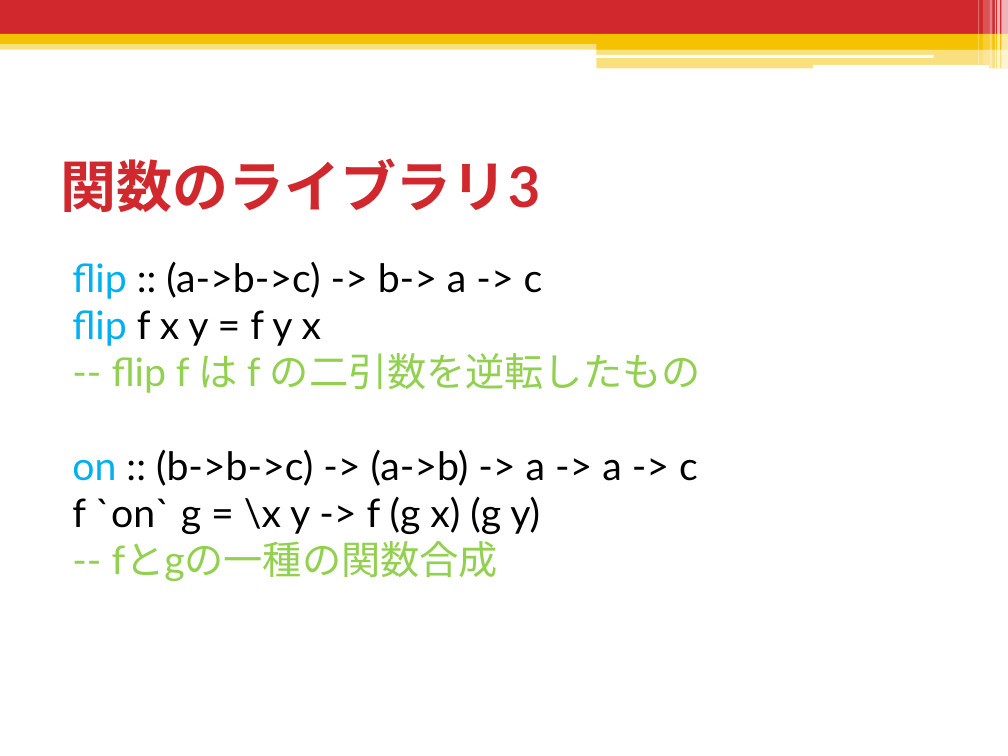
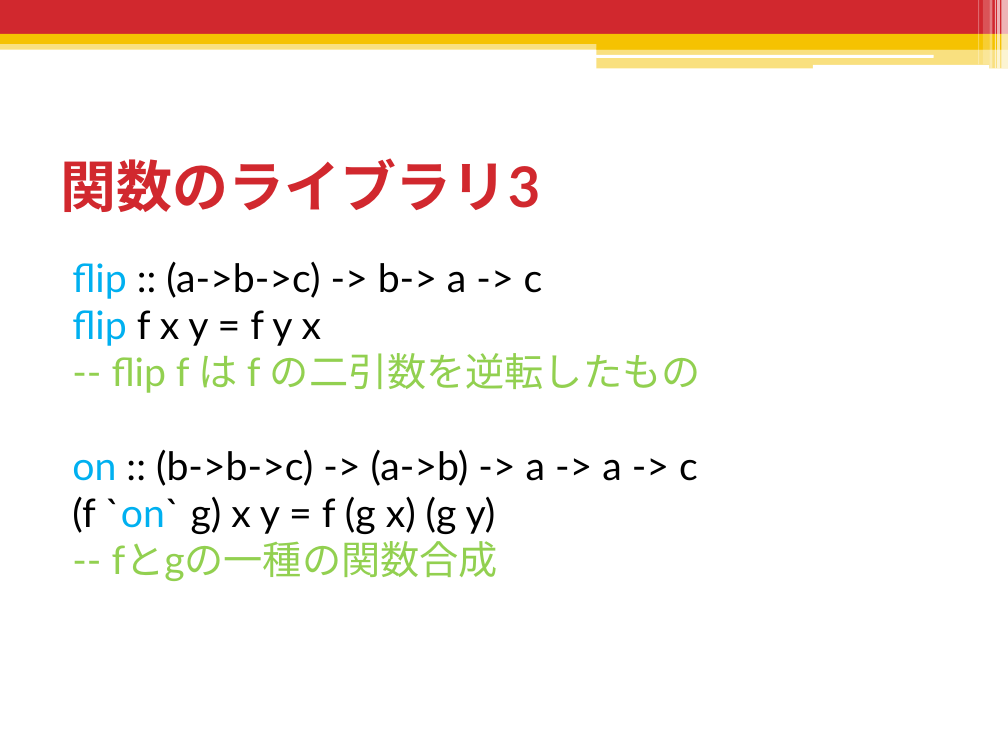
Before and after one commit to shiatsumat/HaskellLecture, a slide deck: slide 8 of 2_monad/slides/2_monad.pptx. Drawn at 1008x756 pixels with LibreOffice and Linux fonts; fonts in the diff are those of the drawing. Boxes give left, top, right and bottom in pixels: in the first picture for what was removed or moved away, otherwise in the second. Text is boxed around its words. In the diff, an @@ line names an element or a change of style, - is before the commit and + after.

```diff
--- a/2_monad/slides/2_monad.pptx
+++ b/2_monad/slides/2_monad.pptx
@@ text at (72,261,701,581): text changed @@
-flip :: (a->b->c) -> b-> a -> c
-flip f x y = f y x
--- flip f は f の二引数を逆転したもの
-on :: (b->b->c) -> (a->b) -> a -> a -> c
-f `on` g = \x y -> f (g x) (g y)
--- fとgの一種の関数合成
+flip :: (a->b->c) -> b-> a -> c
+flip f x y = f y x
+-- flip f は f の二引数を逆転したもの
+on :: (b->b->c) -> (a->b) -> a -> a -> c
+(f `on` g) x y = f (g x) (g y)
+-- fとgの一種の関数合成
```
Also in this commit, not shown: 3 other slides changed, 7 slides added, 1 other file.
